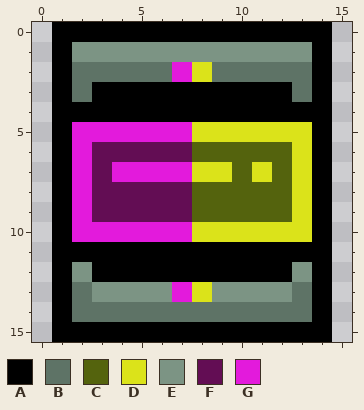
Two versions of one pixel-art sprite, codex/atprk_krakoth/atprk_krakothcodexrhoicon.png. Above, as it was before the edit.
The file is 16x16 pixels.
Palette (. is transparent): A #000000  B #5e7366  C #54630d  D #dbe31a  E #7c9484  F #630d54  G #e31adc
Pixels before, first column x 1:
 0 AAAAAAAAAAAAAA
 1 AEEEEEEEEEEEEA
 2 ABBBBBGDBBBBBA
 3 ABAAAAAAAAAABA
 4 AAAAAAAAAAAAAA
 5 AGGGGGGDDDDDDA
 6 AGFFFFFCCCCCDA
 7 AGFGGGGDDCDCDA
 8 AGFFFFFCCCCCDA
 9 AGFFFFFCCCCCDA
10 AGGGGGGDDDDDDA
11 AAAAAAAAAAAAAA
12 AEAAAAAAAAAAEA
13 ABEEEEGDEEEEBA
14 ABBBBBBBBBBBBA
15 AAAAAAAAAAAAAA
The result:
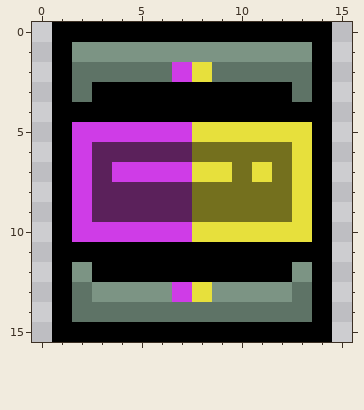
Change:
{"colour":"C","old":"#54630d","new":"#74701e"}
{"colour":"D","old":"#dbe31a","new":"#e7e03c"}
{"colour":"F","old":"#630d54","new":"#5b215b"}
{"colour":"G","old":"#e31adc","new":"#cf3ce7"}
